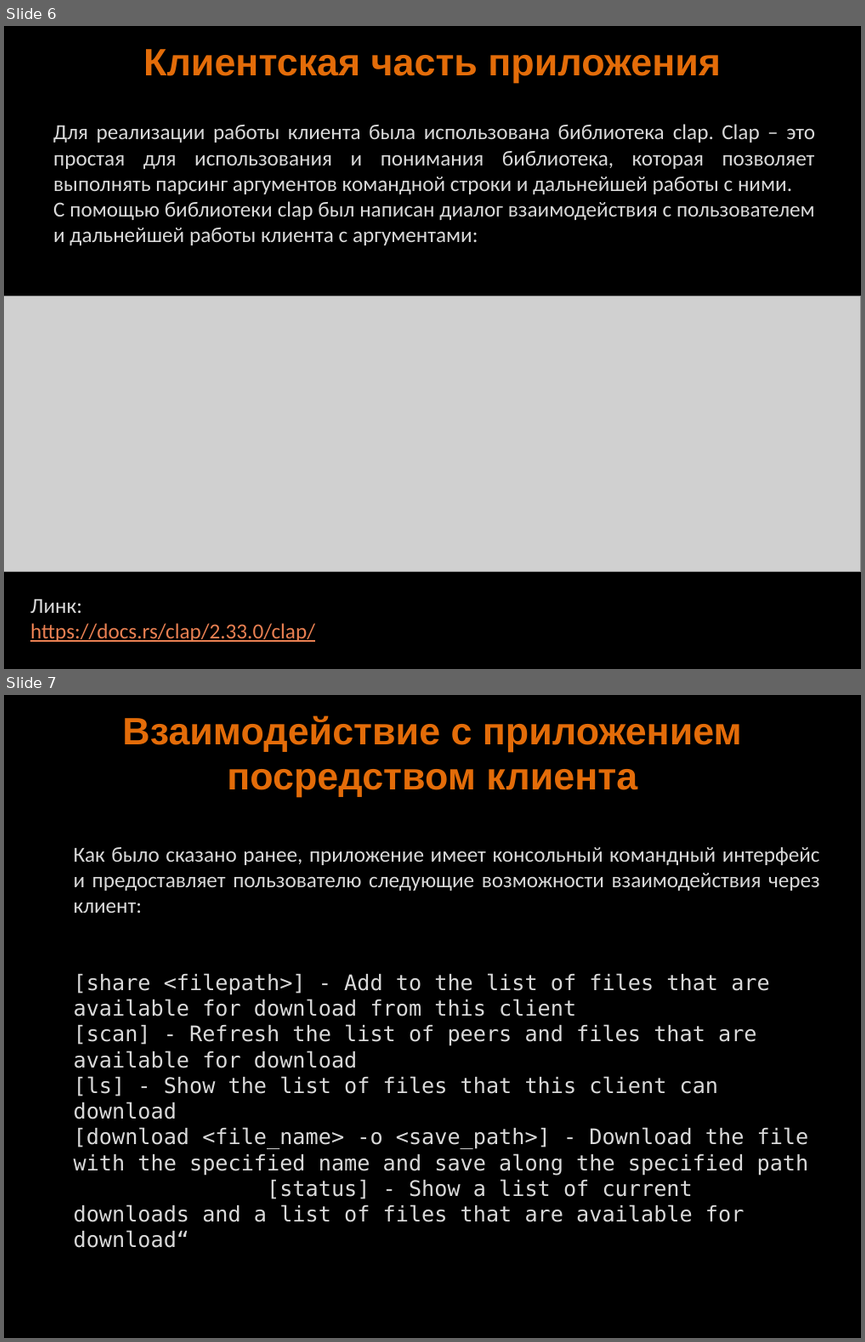
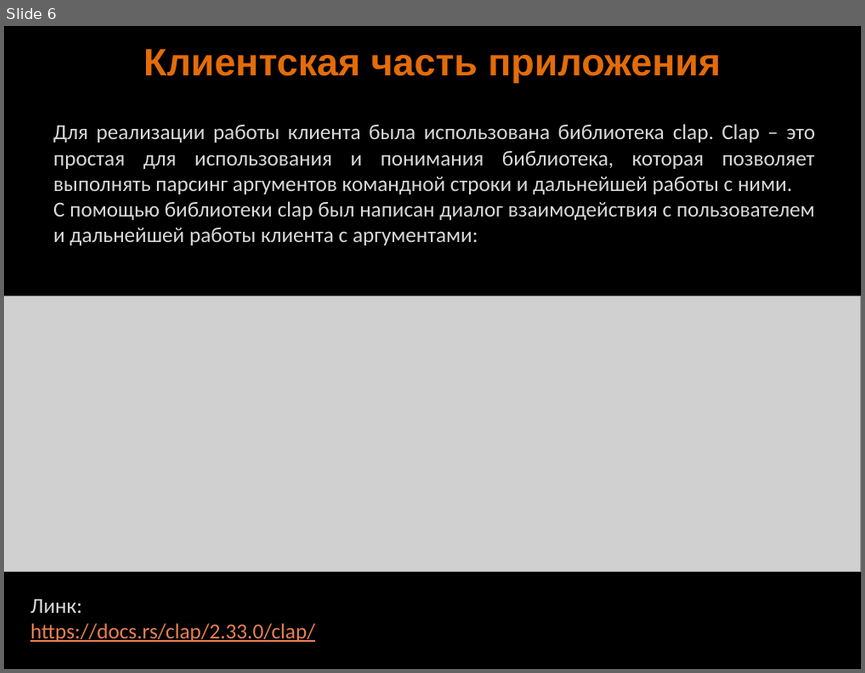
Before and after one commit to Zhukovdpua/p2p-file-sharing, a slide deck: p2p-file-sharing.pptx. Shown one above the other, each under a label of ours: slides 6 and 7 before the commit, slide 6 after it. The pictures are 865x1342 and 865x673 pixels, drawn with LibreOffice and Linux fonts; fonts in the diff are those of the drawing; grey boxes stand for pictures; background and template pictures are left out. Boxes give left, top, right and bottom in pixels: in the first picture for what was removed or moved away, otherwise in the second. Text is boxed around its words. In the diff, an @@ line names an element or a change of style, - is before the commit and + after.

Commit message:
changed presentation

```diff
--- a/p2p-file-sharing.pptx
+++ b/p2p-file-sharing.pptx
@@ slide 7 removed at <box>4,695,861,1338</box>, background picture (left out) @@
@@ text removed at <box>122,715,742,797</box> @@
-Взаимодействие с приложением посредством клиента
@@ text removed at <box>74,847,820,1222</box> @@
-Как было сказано ранее, приложение имеет консольный командный интерфейс и предоставляет пользователю следующие возможности взаимодействия через клиент:
-[share <filepath>] - Add to the list of files that are available for download from this client
-[scan] - Refresh the list of peers and files that are available for download
-[ls] - Show the list of files that this client can download
-[download <file_name> -o <save_path>] - Download the file with the specified name and save along the specified path [status] - Show a list of current downloads and a list of files that are available for download“
```
Also in this commit, not shown: 4 slides added.
